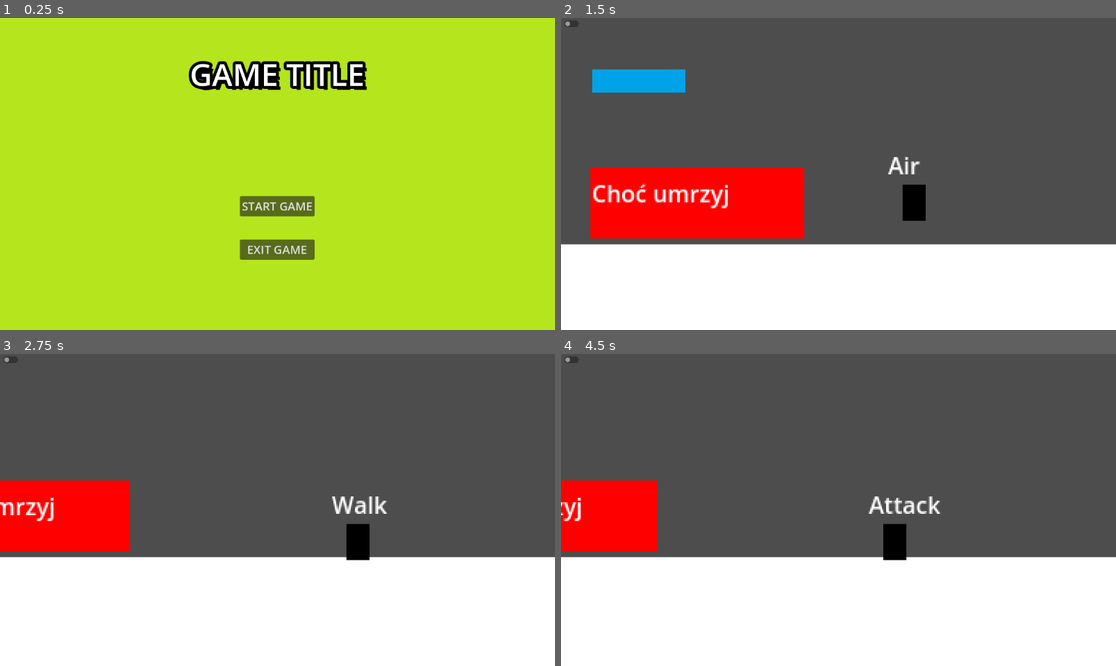
Above: before the commit, frames 1-4 (two rows, left to right).
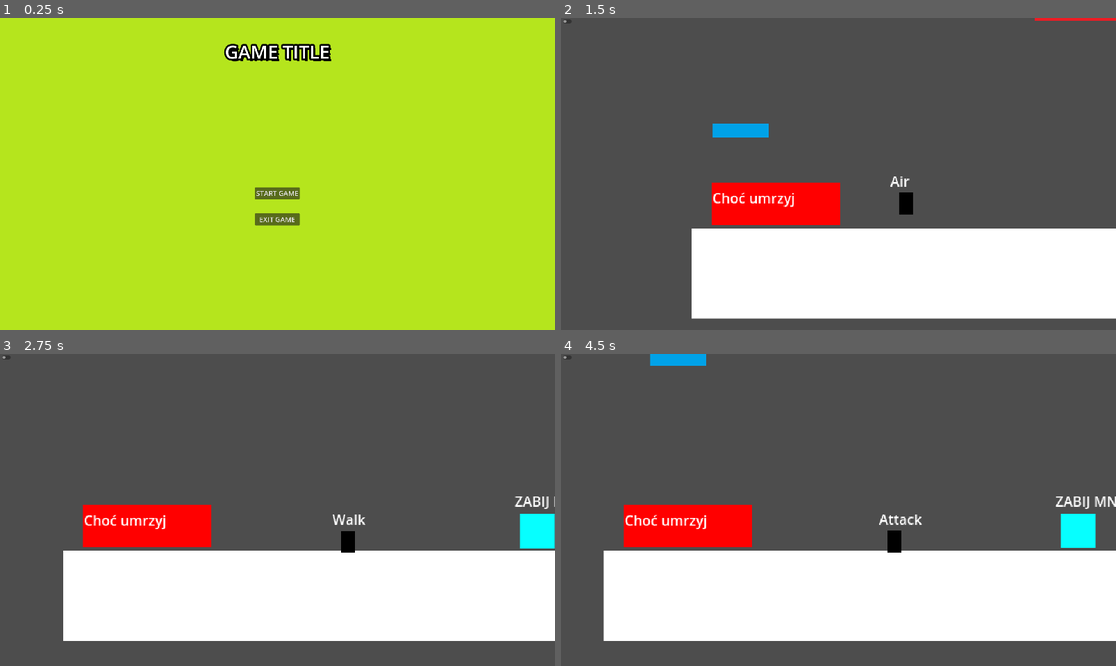
Above: after the commit, the same moments.

Repository: JohnnyArachnid/GameJam2024
Game: Godot game, scene res://nodes/main/main.tscn
The game is run twice, just before and just after one commit, with the same random seed, the same clock (stepped at 60 frames per second) and the same inputs.
Inputs (mouse positions are in pixels of both pictures, inside the frame that each line leads up to):
- Up to frame 1 (0.25 s): no input
- Up to frame 2 (1.5 s): click "START GAME" at 0.5 s; move the mouse to (960, 158) at 1.27 s; press the mouse at (960, 158) at 1.28 s; hold D (move_right) from 1.28 s (still down)
- Up to frame 3 (2.75 s): keep holding D (move_right); tap Space (jump) at 1.52, 2.27 s; move the mouse to (166, 525) at 2.02 s; release the mouse at (166, 525) at 2.03 s; click (166, 525) at 2.1 s
- Up to frame 4 (4.5 s): move the mouse to (894, 441) at 2.77 s; release D (move_right) at 2.78 s; press the mouse at (894, 441) at 2.78 s; hold A (move_left) 2.78-3.53 s; move the mouse to (810, 572) at 3.52 s; release the mouse at (810, 572) at 3.53 s; hold D (move_right) from 3.53 s (still down); click (810, 572) at 3.6 s; tap Space (jump) at 3.77 s; move the mouse to (1005, 556) at 4.27 s; press the mouse at (1005, 556) at 4.28 s

The runs differ from the first frame. In frame 1, 5.5% of the frame differs, in the area x 33-67%, y 8-78%; in frame 2, 23%, in the area x 0-100%, y 0-100%; in frame 3, 21%; in frame 4, 20%.

Commit message:
FullScreen

Diff:
--- a/nodes/main/main.tscn
+++ b/nodes/main/main.tscn
@@ -7,5 +7,5 @@
 script = ExtResource("1_w0ujb")
 
 [node name="MainMenu" parent="." instance=ExtResource("2_ph0nn")]
-offset_right = 1152.0
-offset_bottom = 648.0
+offset_right = 1920.0
+offset_bottom = 1080.0
--- a/nodes/menu/MainMenu.gd
+++ b/nodes/menu/MainMenu.gd
@@ -3,6 +3,7 @@
 @onready var start_button : Button = $MarginContainer/HBoxContainer/VBoxContainer/StartButton
 @onready var exit_button : Button = $MarginContainer/HBoxContainer/VBoxContainer/ExitButton
 @onready var start_level : PackedScene = preload("res://nodes/game/game.tscn")
+@onready var timer : Timer = $Timer
 
 
 # Called when the node enters the scene tree for the first time.
@@ -18,6 +19,8 @@
 func on_start_pressed() -> void:
 	get_tree().change_scene_to_packed(start_level)
 	self.queue_free()
+	pass
+
 
 func on_exit_pressed() -> void:
 	get_tree().quit()
--- a/project.godot
+++ b/project.godot
@@ -18,6 +18,12 @@
 [autoload]
 
 SignalBus="*res://nodes/global/SignalBus.gd"
+
+[display]
+
+window/size/viewport_width=1920
+window/size/viewport_height=1080
+window/size/mode=3
 
 [input]
 
